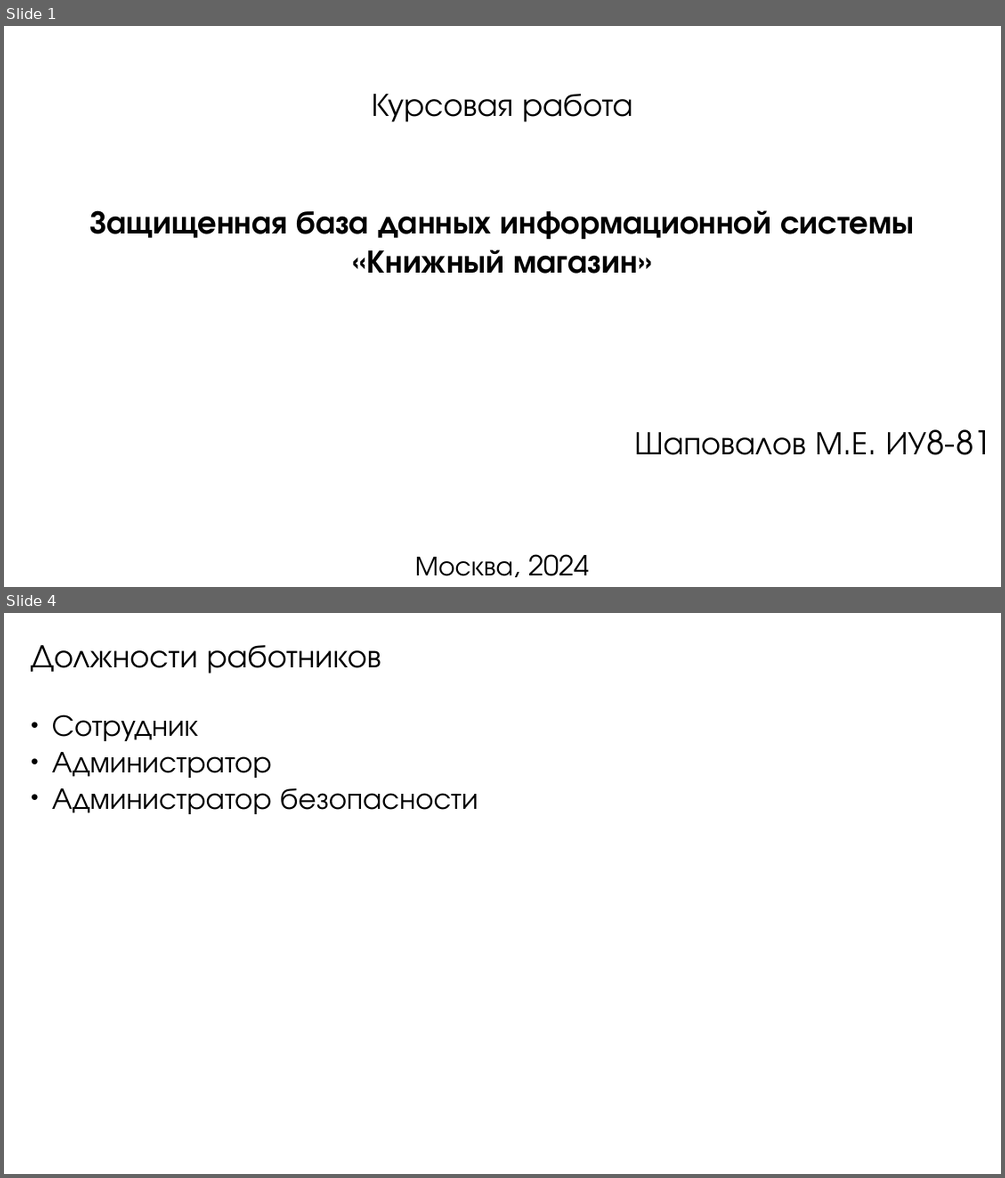
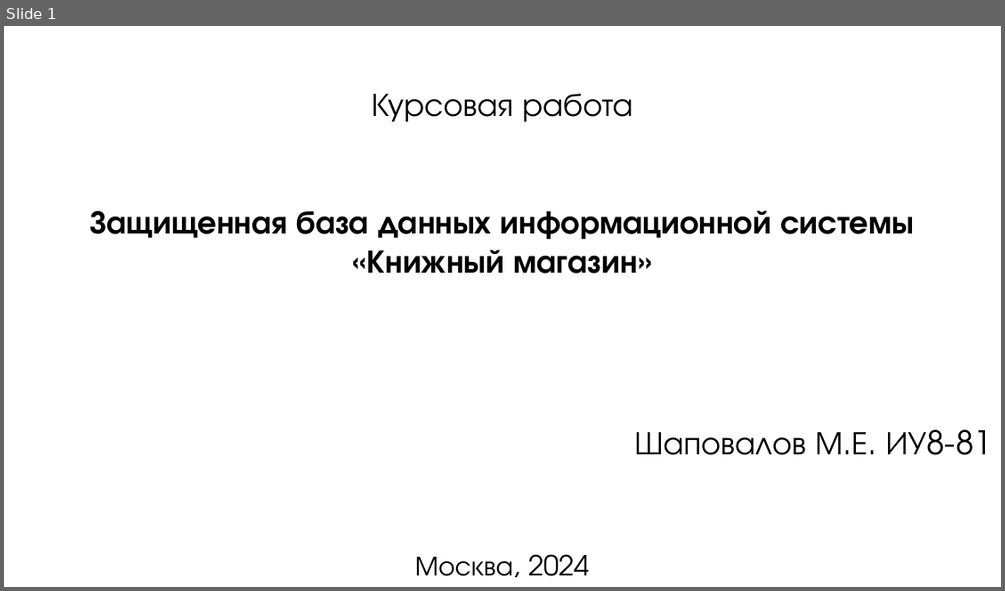
Before and after one commit to mrypdm/bsbd_kursach, a slide deck: docs/ИУ8-81. БСБД. Презентация. Шаповалов.odp. Shown one above the other, each under a label of ours: slides 1 and 4 before the commit, slide 1 after it; the slides between them are not shown. The pictures are 1005x1178 and 1005x591 pixels, drawn with LibreOffice and Linux fonts; fonts in the diff are those of the drawing. Boxes give left, top, right and bottom in pixels: in the first picture for what was removed or moved away, otherwise in the second. Text is boxed around its words. In the diff, an @@ line names an element or a change of style, - is before the commit and + after.

```diff
--- a/docs/ИУ8-81. БСБД. Презентация. Шаповалов.odp
+++ b/docs/ИУ8-81. БСБД. Презентация. Шаповалов.odp
@@ slide 4 removed at (x1=4, y1=613, x2=1001, y2=1174), background #FFFFFF @@
@@ text removed at (x1=31, y1=645, x2=381, y2=674) @@
-Должности работников
@@ text removed at (x1=52, y1=714, x2=478, y2=814) @@
-● Сотрудник
-● Администратор
-● Администратор безопасности
```
Also in this commit, not shown: 8 slides changed, 2 slides added, 8 other slides removed, 6 other files.
